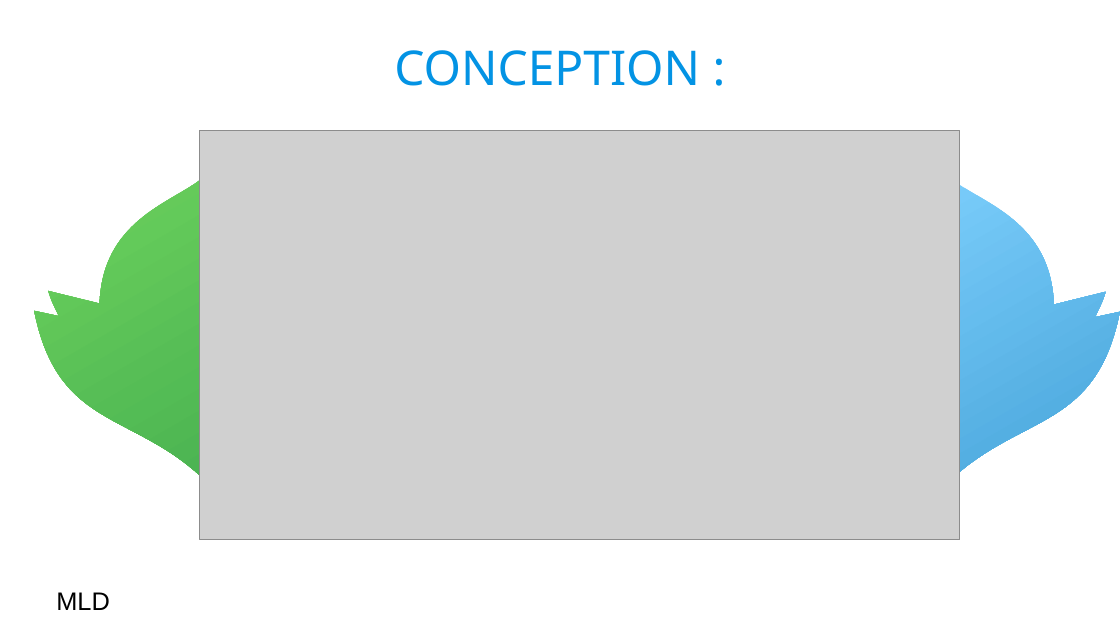
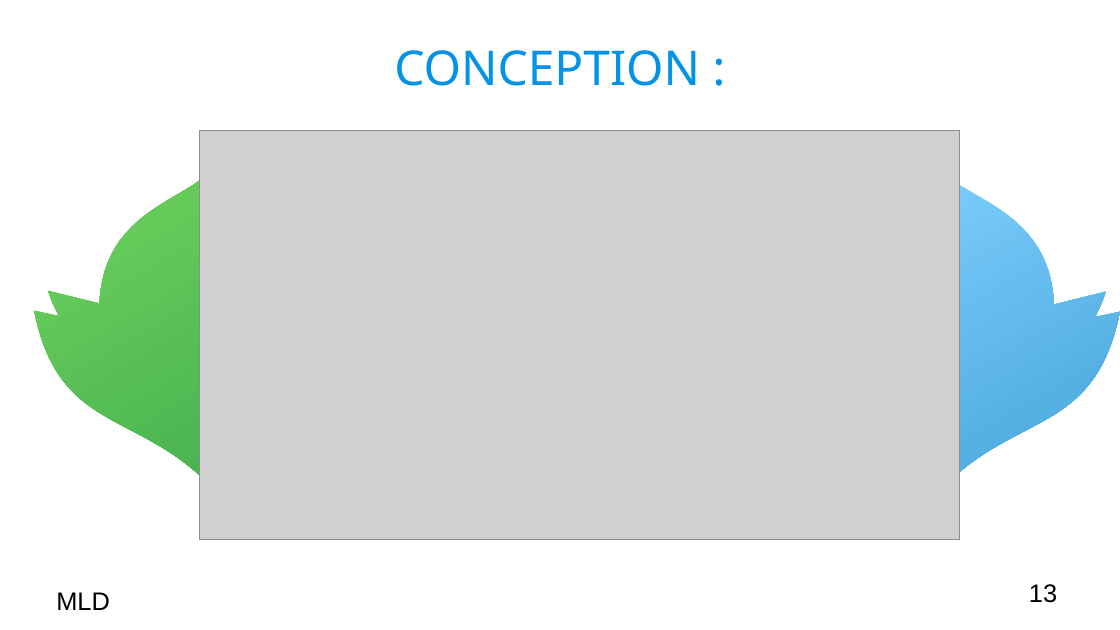
Before and after one commit to Georgie1502/Dossier, a slide deck: slide 13 of 3_Mon_Projet_Fil_Rouge/1_Cahier_des_charges/Presentation Batimelles.odp (slide 15 before the commit). Drawn at 1120x630 pixels with LibreOffice and Linux fonts; fonts in the diff are those of the drawing; grey boxes stand for pictures; background and template pictures are left out. Boxes give left, top, right and bottom in pixels: in the first picture for what was removed or moved away, otherwise in the second. Text is boxed around its words. In the diff, an @@ line names an element or a change of style, - is before the commit and + after.

```diff
--- a/3_Mon_Projet_Fil_Rouge/1_Cahier_des_charges/Presentation Batimelles.odp
+++ b/3_Mon_Projet_Fil_Rouge/1_Cahier_des_charges/Presentation Batimelles.odp
@@ page number added at [1029, 584, 1057, 603], 18 pt, text #000000 @@
+13
```
Also in this commit, not shown: 11 other slides changed, 1 slide added, 4 slides removed, 8 other files.
